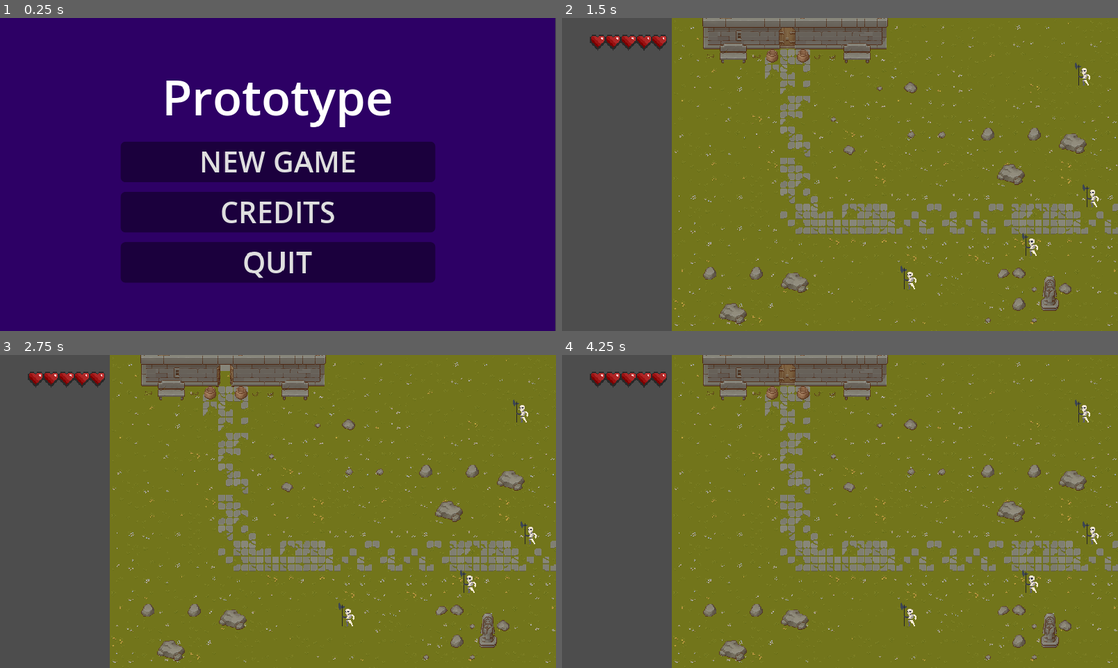
Above: before the commit, frames 1-4 (two rows, left to right).
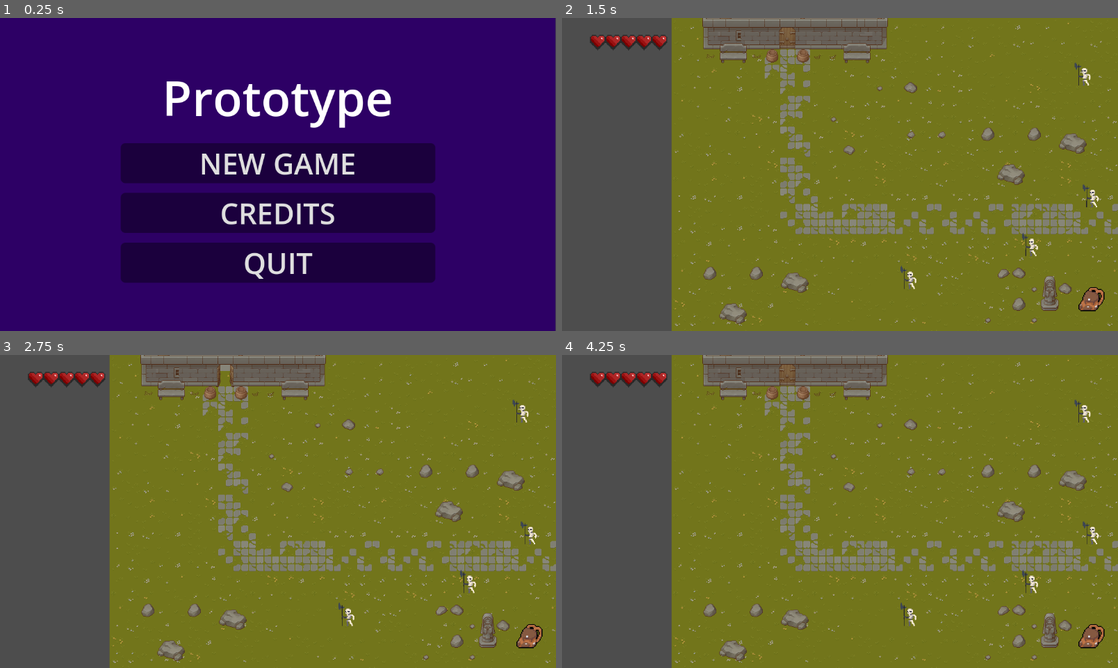
Above: after the commit, the same moments.

Repository: LucasPessoaC/Luxos-Adventure
Game: Godot game, scene res://UI/MainMenu.tscn
Two runs of this game, one before a commit and one after it. Both use one fixed random seed, a clock stepped at 60 frames per second and the inputs below.
Inputs (mouse positions are in pixels of both pictures, inside the frame that each line leads up to):
- Up to frame 1 (0.25 s): no input
- Up to frame 2 (1.5 s): click "NEW GAME" at 0.5 s; move the mouse to (962, 158) at 1.27 s; press the mouse at (962, 158) at 1.28 s; hold D (right) from 1.28 s (still down)
- Up to frame 3 (2.75 s): tap Enter at 2 s; move the mouse to (166, 527) at 2.02 s; release D (right) at 2.03 s; release the mouse at (166, 527) at 2.03 s; hold S (down) from 2.03 s (still down); click (166, 527) at 2.1 s
- Up to frame 4 (4.25 s): tap Space at 2.75 s; move the mouse to (895, 442) at 2.77 s; release S (down) at 2.78 s; press the mouse at (895, 442) at 2.78 s; hold D (right) 2.78-3.53 s; tap Enter at 3.5 s; move the mouse to (812, 574) at 3.52 s; release the mouse at (812, 574) at 3.53 s; hold W (up) from 3.53 s (still down); click (812, 574) at 3.6 s

The runs differ from the first frame. In frame 1, 2.7% of the frame differs, in the area x 21-79%, y 20-84%; in frame 2, 2.0%; in frame 3, 2.0%; in frame 4, 2.0%.

Commit message:
Adicionado a Backpack

Diff:
--- a/Luxos Adventures/Levels/game_level___initial_area.tscn
+++ b/Luxos Adventures/Levels/game_level___initial_area.tscn
@@ -11,6 +11,7 @@
 [ext_resource type="PackedScene" uid="uid://dtv7gthpxu26v" path="res://Characters/Enemies/Skeleton.tscn" id="8_i3txu"]
 [ext_resource type="PackedScene" uid="uid://416lwgf32j8h" path="res://UI/health_changed_manager.tscn" id="9_0f2b3"]
 [ext_resource type="PackedScene" uid="uid://g006g7eqjrqd" path="res://UI/hearts_container.tscn" id="10_r7ts0"]
+[ext_resource type="PackedScene" uid="uid://boyyuxcxdhd6b" path="res://UI/backpack.tscn" id="12_bmpy3"]
 
 [sub_resource type="GDScript" id="GDScript_nrvi2"]
 script/source = "extends TileSet
@@ -1720,6 +1721,14 @@
 offset_right = -1014.0
 offset_bottom = -597.0
 scale = Vector2(2, 2)
+tooltip_text = "aaa"
+mouse_filter = 0
+
+[node name="Backpack" parent="CanvasLayer" instance=ExtResource("12_bmpy3")]
+offset_left = 39.0
+offset_top = -1.0
+offset_right = 39.0
+offset_bottom = -1.0
 
 [node name="Skeleton2" parent="." node_paths=PackedStringArray("player") instance=ExtResource("8_i3txu")]
 position = Vector2(259, 175)
--- /dev/null
+++ b/Luxos Adventures/UI/backpack.tscn
@@ -0,0 +1,33 @@
+[gd_scene load_steps=2 format=3 uid="uid://boyyuxcxdhd6b"]
+
+[ext_resource type="Texture2D" uid="uid://dybnfgroy2b8n" path="res://Art/icon_7.png" id="1_mu7co"]
+
+[node name="Backpack" type="Control"]
+layout_mode = 3
+anchors_preset = 15
+anchor_right = 1.0
+anchor_bottom = 1.0
+grow_horizontal = 2
+grow_vertical = 2
+size_flags_horizontal = 2
+size_flags_vertical = 2
+
+[node name="CenterContainer" type="CenterContainer" parent="."]
+layout_mode = 1
+anchors_preset = 15
+anchor_right = 1.0
+anchor_bottom = 1.0
+offset_left = 1012.0
+offset_top = 531.0
+offset_right = -49.0
+offset_bottom = -26.0
+grow_horizontal = 2
+grow_vertical = 2
+tooltip_text = "Backpack"
+
+[node name="Panel" type="Panel" parent="CenterContainer"]
+layout_mode = 2
+
+[node name="Sprite2D" type="Sprite2D" parent="CenterContainer/Panel"]
+scale = Vector2(1.988, 2)
+texture = ExtResource("1_mu7co")
--- a/Luxos Adventures/project.godot
+++ b/Luxos Adventures/project.godot
@@ -21,7 +21,8 @@
 
 [display]
 
-window/stretch/mode="canvas_items"
+window/stretch/mode="viewport"
+window/stretch/aspect="expand"
 
 [editor_plugins]
 
Binary file added: Luxos Adventures/Art/icon_7.png
Not shown, added: Luxos Adventures/Art/icon_7.png.import
Not shown: 1 places in Luxos Adventures/Levels/game_level___initial_area.tscn that only renumber resources
